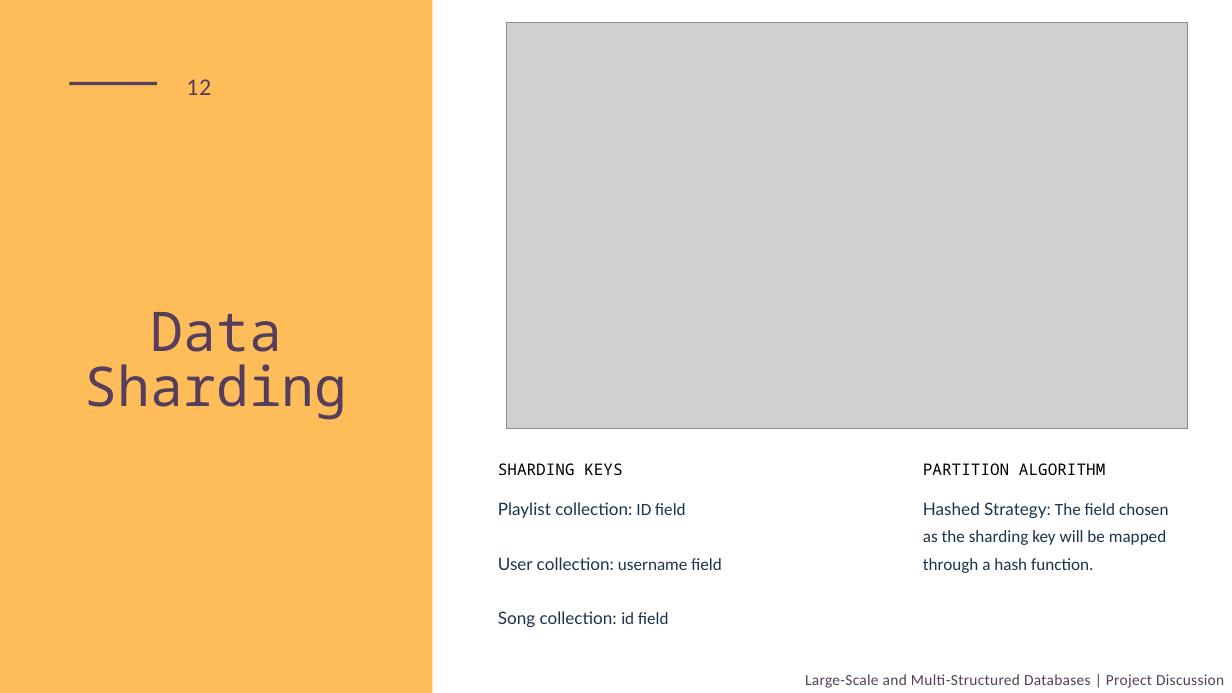
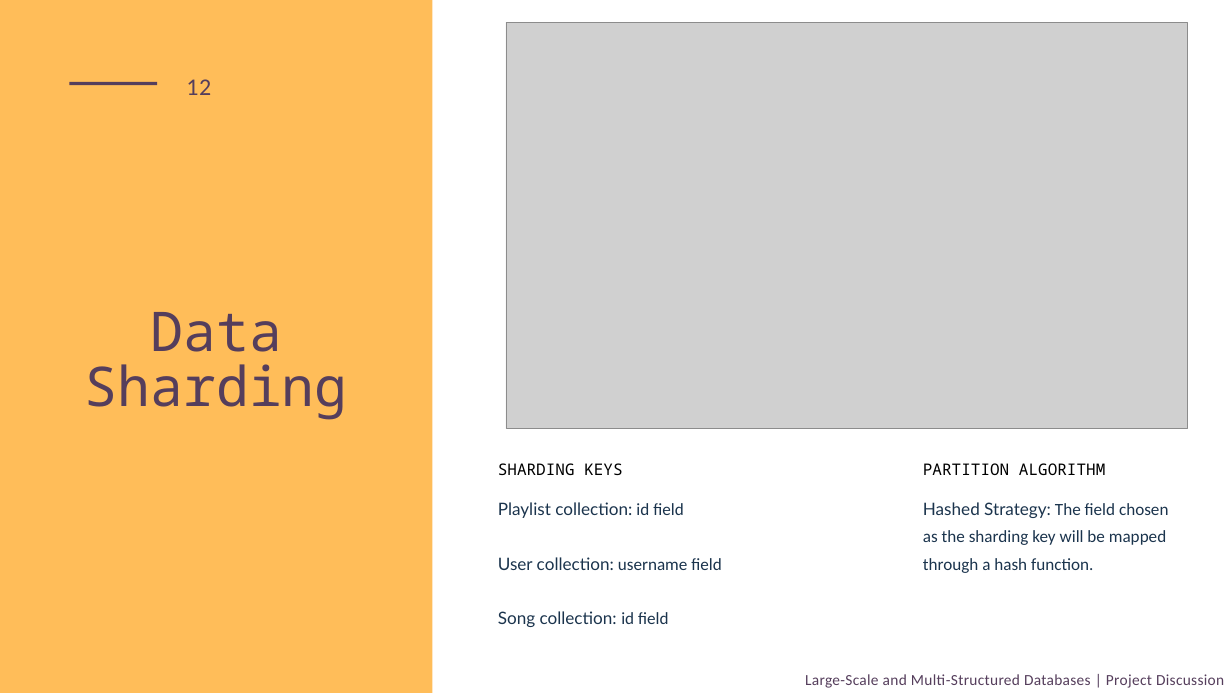
Before and after one commit to EhiSuper/syp, a slide deck: slide 12 of DesignPart/SYP_Project_Discussion.pptx. Drawn at 1232x693 pixels with LibreOffice and Linux fonts; fonts in the diff are those of the drawing; grey boxes stand for pictures. Boxes give left, top, right and bottom in pixels: in the first picture for what was removed or moved away, otherwise in the second. Text is boxed around its words. In the diff, an @@ line names an element or a change of style, - is before the commit and + after.

```diff
--- a/DesignPart/SYP_Project_Discussion.pptx
+++ b/DesignPart/SYP_Project_Discussion.pptx
@@ text at (x1=498, y1=502, x2=683, y2=518): text changed @@
-Playlist collection: ID field
+Playlist collection: id field
```
Also in this commit, not shown: 2 other slides changed, 11 other files.
